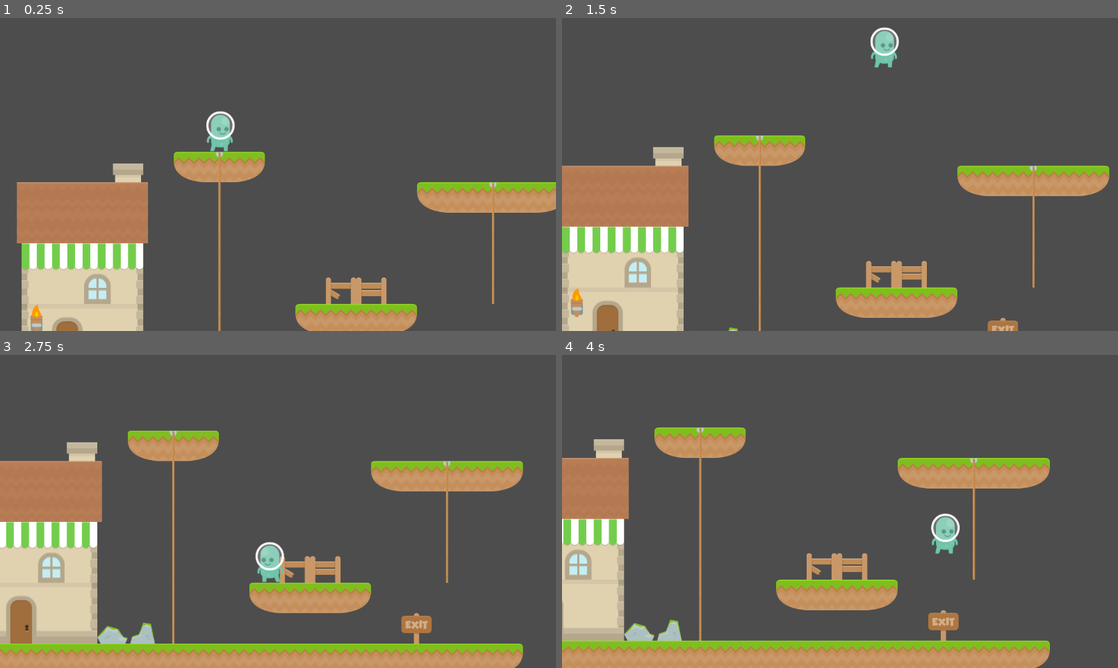
Above: before the commit, frames 1-4 (two rows, left to right).
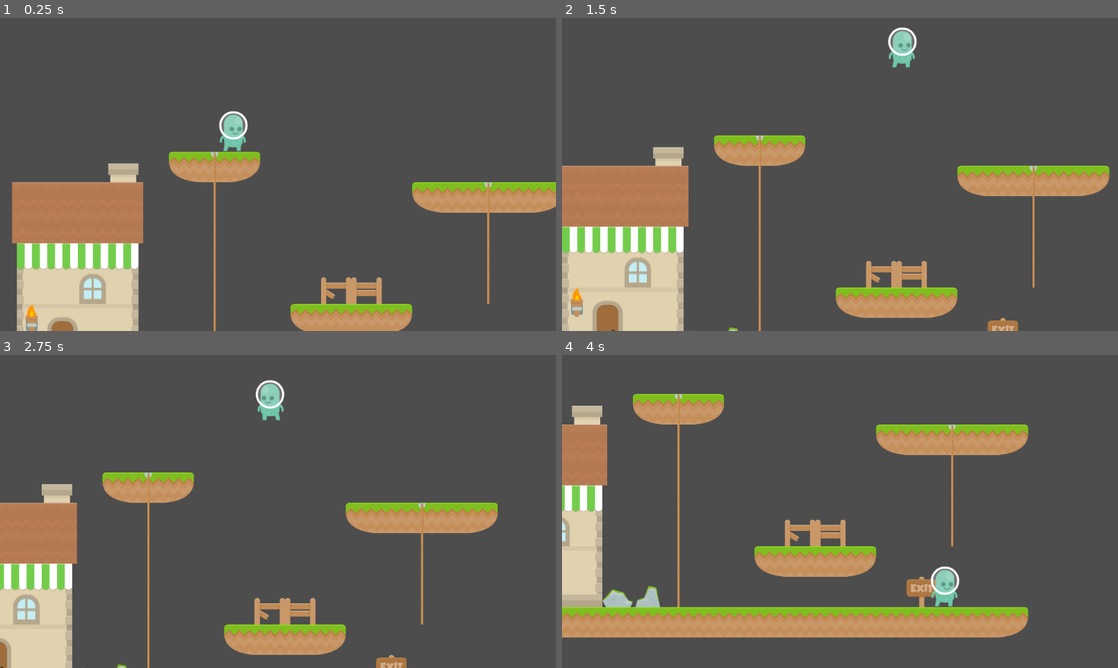
Above: after the commit, the same moments.

Repository: matheusgm/MRPG
Game: Godot game, scene res://maps/world.tscn
Same seed, same stepped clock (60 frames per second), same inputs: the game is played once before the commit and once after it.
Inputs:
- Up to frame 1 (0.25 s): no input
- Up to frame 2 (1.5 s): hold Right (right) from 0.53 s (still down); tap Space (jump) at 0.6, 0.77, 1.07, 1.35 s
- Up to frame 3 (2.75 s): tap Space (jump) at 1.52, 1.82, 2.1 s; release Right (right) at 2.03 s; hold Left (left) from 2.03 s (still down)
- Up to frame 4 (4 s): release Left (left) at 2.78 s; hold Right (right) from 2.78 s (still down); tap Space (jump) at 2.85, 3.02, 3.32, 3.6, 3.77 s

The runs differ from the first frame. In frame 1, 6.1% of the frame differs, in the area x 2-100%, y 29-100%; in frame 2, 0.9%; in frame 3, 30%; in frame 4, 36%, in the area x 0-88%, y 12-100%.

Commit message:
climp top bug and jump down

Diff:
--- a/characters/player.gd
+++ b/characters/player.gd
@@ -3,9 +3,9 @@
 enum States {FLOOR, AIR, CLIMBING}
 @export var speed : float = 300.0
 const JUMP_VELOCITY = -600.0
-var can_climb : bool = false
 var is_duck : bool = false
 var state: States = States.AIR
+var original_target_position
 
 @onready var animation_tree : AnimationTree = $AnimationTree
 
@@ -14,12 +14,15 @@
 
 func _ready():
 	animation_tree.active = true
+	original_target_position = $RayClimb.target_position
+	$RayDown.position.y += 70 # Tamanho do Tile
 
 func _process(_delta):
 	update_animation_parameters()
 
 func _draw():
 #	draw_line($RayClimb.position, ($RayClimb.position+$RayClimb.target_position)*1,Color(255,0,0),4)
+#	draw_line($RayDown.position, ($RayDown.position+$RayDown.target_position)*1,Color(255,0,0),4)
 	pass
 
 func _physics_process(delta):
@@ -40,6 +43,7 @@
 		state = States.AIR
 		return
 	elif dir_vert != 0:
+		$RayClimb.target_position.y = original_target_position.y + 1
 		if $RayClimb.is_colliding():
 			var tile_map:TileMap = $RayClimb.get_collider()
 			var point = tile_map.local_to_map($RayClimb.get_collision_point())
@@ -52,13 +56,18 @@
 					position.x = tile_map.map_to_local(point).x
 					position.y += 16.0 * dir_vert;
 					return
+
 	#	# Handle Jump.
 	if Input.is_action_just_pressed("jump"):
 		if dir_vert == 1:
-			pass
+			if $RayDown.is_colliding() and dir_hori == 0:
+				position.y += 10.0 * dir_vert;
+				state = States.AIR
+				return
 		else:
 			velocity.y = JUMP_VELOCITY
 			state = States.AIR
+			return
 
 	if dir_hori:
 		velocity.x = dir_hori * speed
@@ -91,7 +100,9 @@
 
 func climbing_physics_process(_delta, dir_hori, dir_vert):
 	if dir_vert != 0:
+		$RayClimb.target_position.y = original_target_position.y
 		if (not $RayClimb.is_colliding()) or is_on_floor():
+			velocity.y = 0.0
 			state = States.FLOOR
 			return
 	elif Input.is_action_just_pressed("jump") and dir_hori:
--- a/characters/player.tscn
+++ b/characters/player.tscn
@@ -918,6 +918,11 @@
 
 [node name="RayClimb" type="RayCast2D" parent="."]
 position = Vector2(0, 20)
-target_position = Vector2(0, 30)
+target_position = Vector2(0, 29)
 collision_mask = 4
 hit_from_inside = true
+
+[node name="RayDown" type="RayCast2D" parent="."]
+position = Vector2(0, 49)
+target_position = Vector2(0, 300)
+collision_mask = 2
--- a/maps/tiles-set.tres
+++ b/maps/tiles-set.tres
@@ -585,7 +585,8 @@
 8:8/0/terrain = 0
 8:8/0/physics_layer_0/linear_velocity = Vector2(0, 0)
 8:8/0/physics_layer_0/angular_velocity = 0.0
-8:8/0/physics_layer_0/polygon_0/points = PackedVector2Array(-35, -35, -35, -17.5, 35, -17.5, 35, -35)
+8:8/0/physics_layer_0/polygon_0/points = PackedVector2Array(-35, -35, -35, 35, 21, 21, 35, -7, 35, -35)
+8:8/0/physics_layer_0/polygon_0/one_way = true
 8:8/0/physics_layer_1/linear_velocity = Vector2(0, 0)
 8:8/0/physics_layer_1/angular_velocity = 0.0
 8:8/0/terrains_peering_bit/bottom_left_corner = 0
@@ -772,7 +773,8 @@
 8:10/0/terrain = 0
 8:10/0/physics_layer_0/linear_velocity = Vector2(0, 0)
 8:10/0/physics_layer_0/angular_velocity = 0.0
-8:10/0/physics_layer_0/polygon_0/points = PackedVector2Array(-35, -35, -35, -17.5, 35, -17.5, 35, -35)
+8:10/0/physics_layer_0/polygon_0/points = PackedVector2Array(-35, -35, -35, -7, -21, 21, 35, 35, 35, -35)
+8:10/0/physics_layer_0/polygon_0/one_way = true
 8:10/0/physics_layer_1/linear_velocity = Vector2(0, 0)
 8:10/0/physics_layer_1/angular_velocity = 0.0
 8:10/0/terrains_peering_bit/right_side = 0
--- a/maps/world.tscn
+++ b/maps/world.tscn
@@ -7,7 +7,6 @@
 
 [node name="map1" type="TileMap" parent="."]
 tile_set = ExtResource("1_6l2su")
-collision_visibility_mode = 1
 format = 2
 layer_0/name = "background"
 layer_0/tile_data = PackedInt32Array(262144, 1, 0, 327680, 1, 0, 393216, 1, 1, 458752, 1, 2, 458753, 65537, 2, 458754,  …(420 unchanged characters)…
@@ -34,7 +33,7 @@
 layer_3/tile_data = PackedInt32Array(327686, 327680, 12, 393222, 327680, 12, 458758, 327680, 12, 65542, 393216, 1, 131078, 327680, 12, 196614, 327680, 12, 262150, 327680, 12, 196623, 327680, 12, 262159, 327680, 12, 327695, 327680, 12, 131087, 393216, 1)
 
 [node name="CharacterBody2D" parent="." instance=ExtResource("2_6rx4k")]
-position = Vector2(456, 20)
+position = Vector2(497, 21)
 
 [node name="Camera2D" type="Camera2D" parent="CharacterBody2D"]
 limit_left = 0
